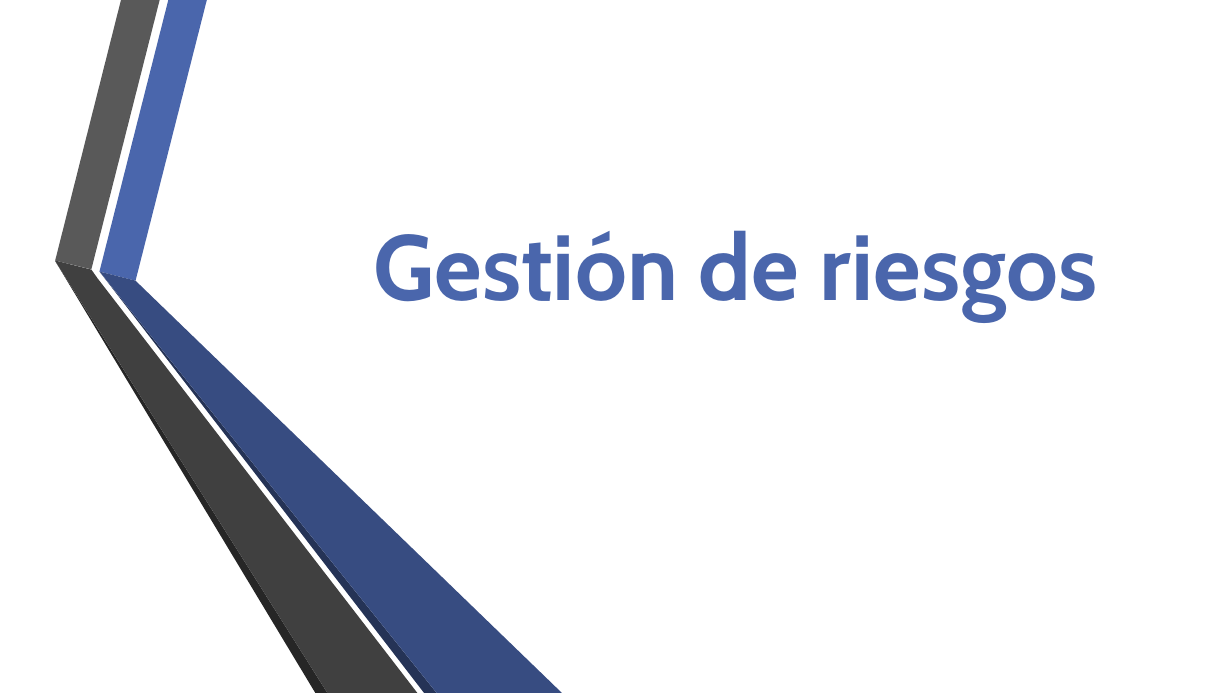
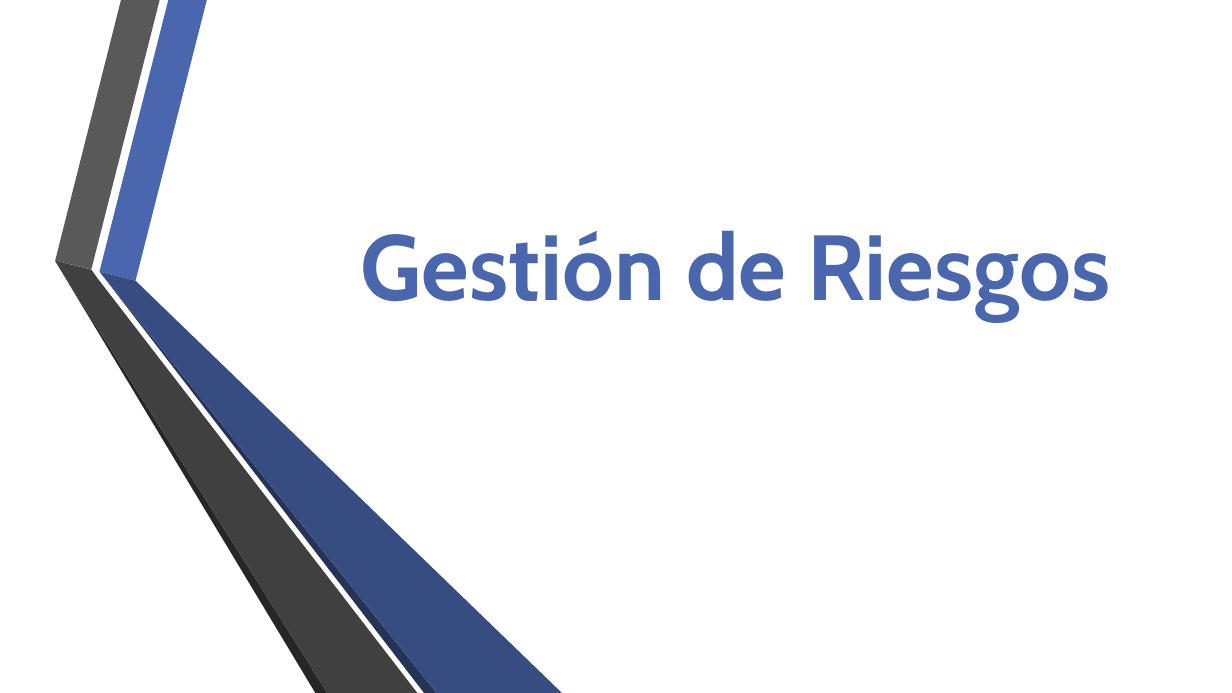
Before and after one commit to fge23/Sistema-VASPA, a slide deck: slide 20 of Presentaciones/Presentación VASPA - Diciembre 2020 - Examen Final/Presentación VASPA - Diciembre 2020 - Examen Final.pptx. Drawn at 1232x693 pixels with LibreOffice and Linux fonts; fonts in the diff are those of the drawing; background and template pictures are left out. Boxes give left, top, right and bottom in pixels: in the first picture for what was removed or moved away, otherwise in the second. Text is boxed around its words. In the diff, an @@ line names an element or a change of style, - is before the commit and + after.

Commit message:
Se actualiza la presentación final (sección de riesgos)

```diff
--- a/Presentaciones/Presentación VASPA - Diciembre 2020 - Examen Final/Presentación VASPA - Diciembre 2020 - Examen Final.pptx
+++ b/Presentaciones/Presentación VASPA - Diciembre 2020 - Examen Final/Presentación VASPA - Diciembre 2020 - Examen Final.pptx
@@ text at box(361, 230, 1110, 320): text changed @@
-Gestión de riesgos
+Gestión de Riesgos
```
Also in this commit, not shown: 1 other slide changed, 2 slides added, 3 slides removed.
